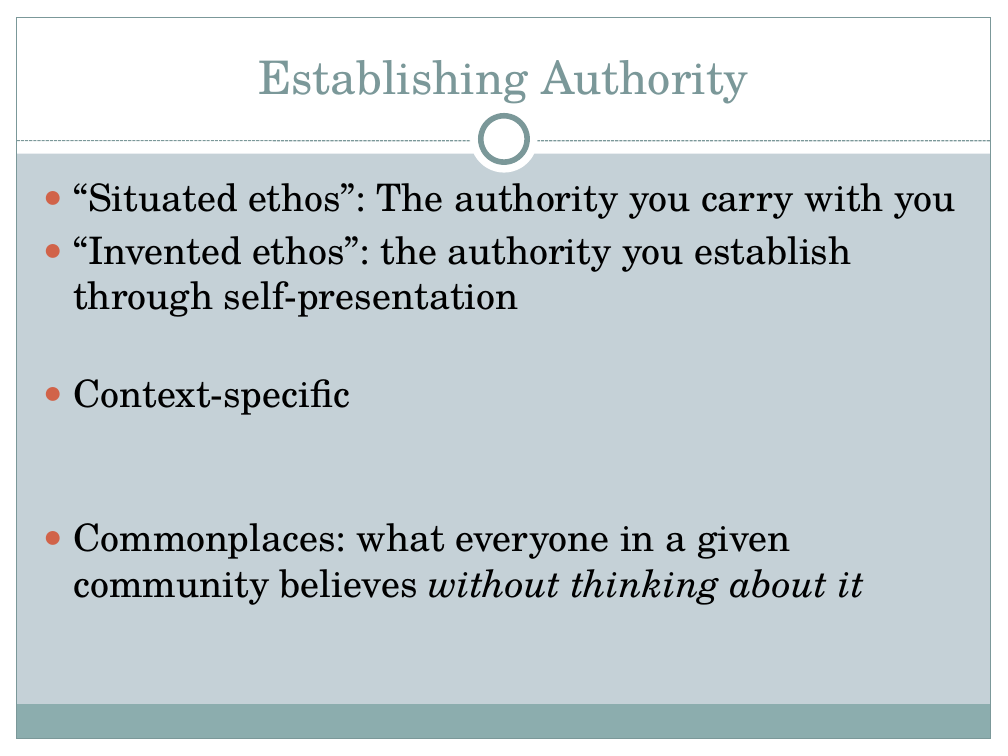
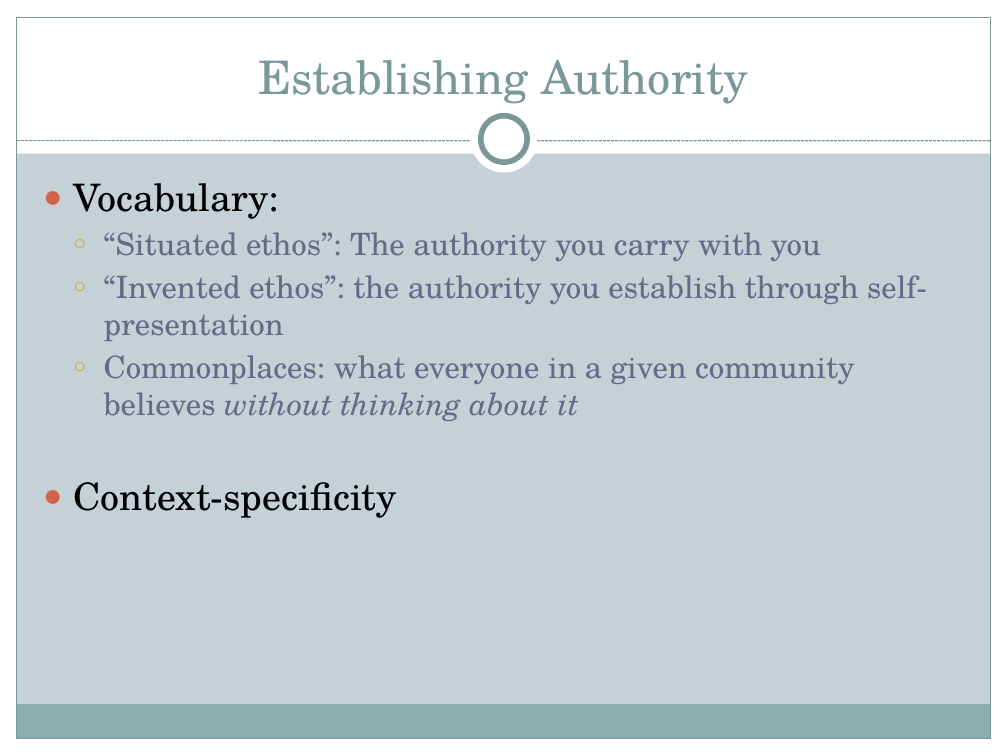
Before and after one commit to halperta/halperta.github.io, a slide deck: slide 11 of rhe306-spring2014/documents/ethosLecture.pptx. Drawn at 1008x756 pixels with LibreOffice and Linux fonts; fonts in the diff are those of the drawing. Boxes give left, top, right and bottom in pixels: in the first picture for what was removed or moved away, otherwise in the second. Text is boxed around its words. In the diff, an @@ line names an element or a change of style, - is before the commit and + after.

Commit message:
edited pptx

```diff
--- a/rhe306-spring2014/documents/ethosLecture.pptx
+++ b/rhe306-spring2014/documents/ethosLecture.pptx
@@ text at <box>73,183,279,219</box>: paragraph added @@
+● Vocabulary:
@@ text at <box>104,232,927,421</box>: size 27 to 22 pt, text colour #000000 to #646B86 in "“Situated ethos”: The authority you carry with ...", "“Invented ethos”: the authority you establish through ...", "Commonplaces: what everyone in a given community ..."; bullet ● to ○; list level 1 to 2 in "“Situated ethos”: The authority you ..."; bullet colour #D16349 to #CCB400; list level 1 to 2 in "“Invented ethos”: the authority you ..."; list level 1 to 2 in "Commonplaces: what everyone in a ..." @@
@@ text at <box>73,379,350,415</box>: paragraph removed @@
-● Context-specific
@@ text at <box>73,482,397,518</box>: paragraph added @@
+● Context-specificity
```
